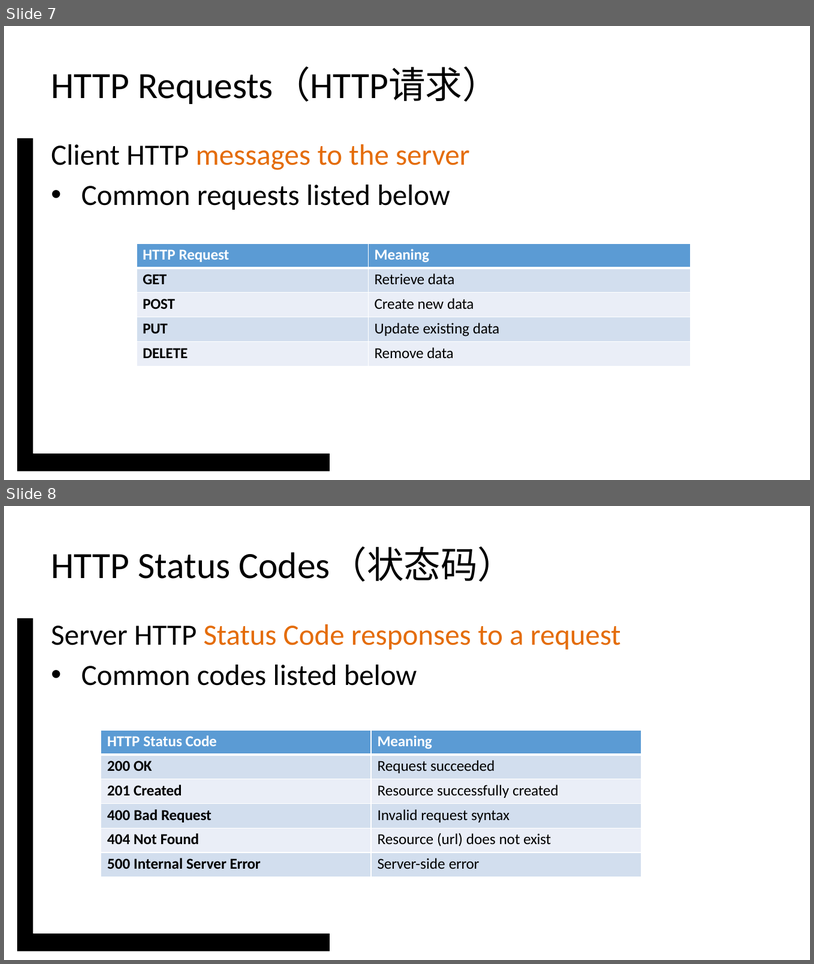
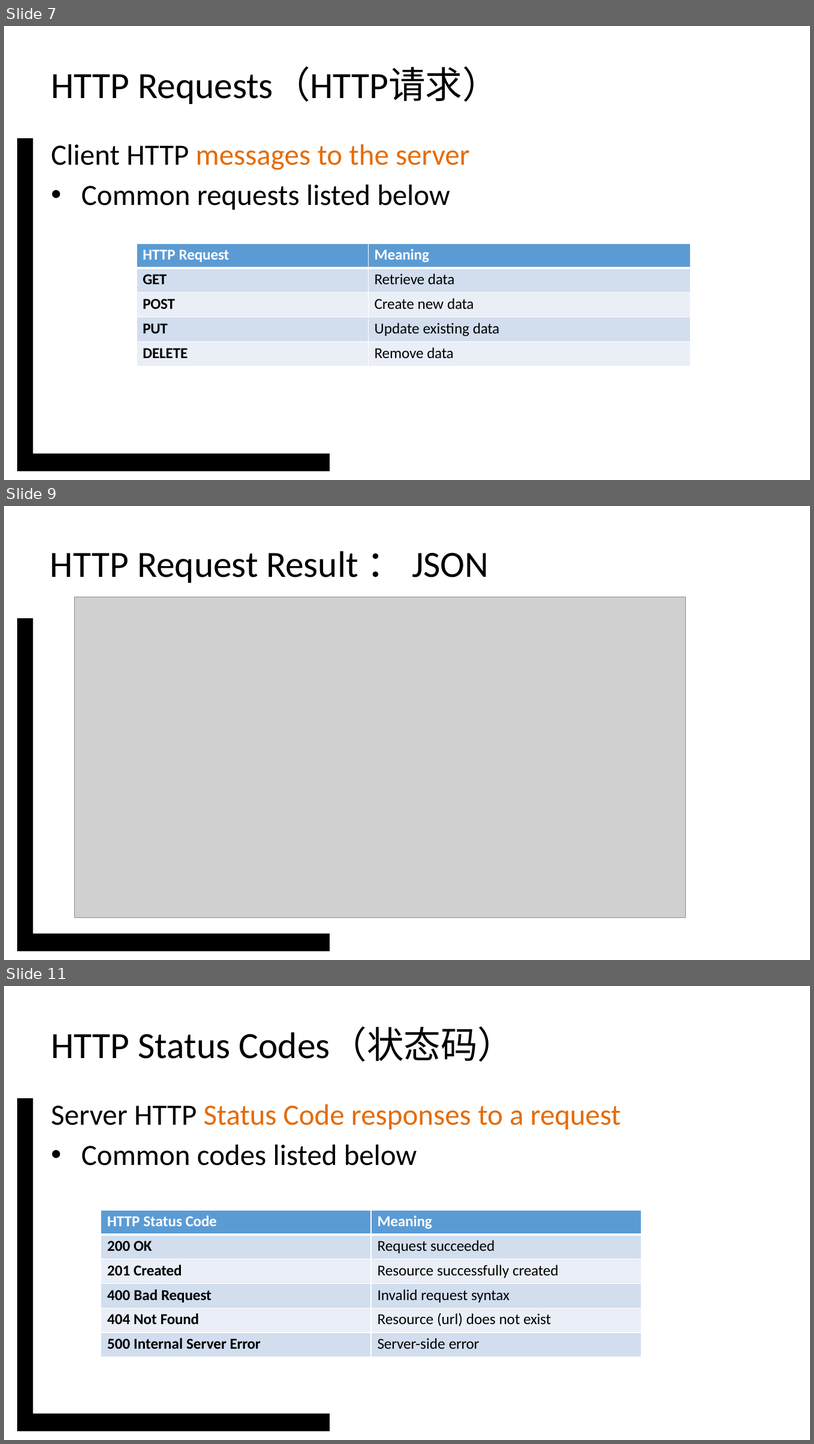
Before and after one commit to vcboy1/Leeds, a slide deck: 26fall/1850/Note/w1.8_s2.pptx. Shown one above the other, each under a label of ours: slides 7 and 8 before the commit, slides 7, 9 and 11 after it; the slides between them are not shown. The pictures are 814x964 and 814x1444 pixels, drawn with LibreOffice and Linux fonts; fonts in the diff are those of the drawing; grey boxes stand for pictures; background and template pictures are left out. Boxes give left, top, right and bottom in pixels: in the first picture for what was removed or moved away, otherwise in the second. Text is boxed around its words. In the diff, an @@ line names an element or a change of style, - is before the commit and + after.

```diff
--- a/26fall/1850/Note/w1.8_s2.pptx
+++ b/26fall/1850/Note/w1.8_s2.pptx
@@ slide 9 added at [4,506,810,960], background #FFFFFF; not listed: 1 template element that a slide beside it also shows @@
@@ title added at [50,551,489,583], 44 pt, text #000000 @@
+HTTP Request Result ： JSON
@@ picture added at [75,597,686,918] @@
@@ what was slide 8 is now slide 11 @@
```
Also in this commit, not shown: 2 other slides added, 47 other files.
